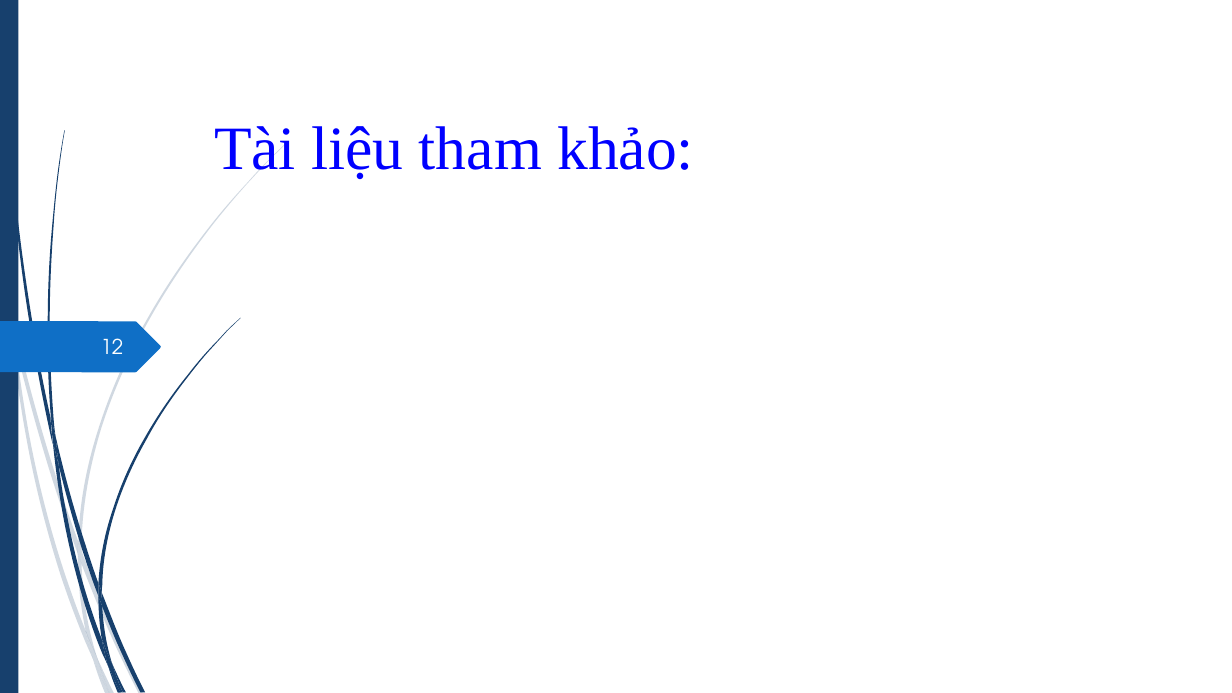
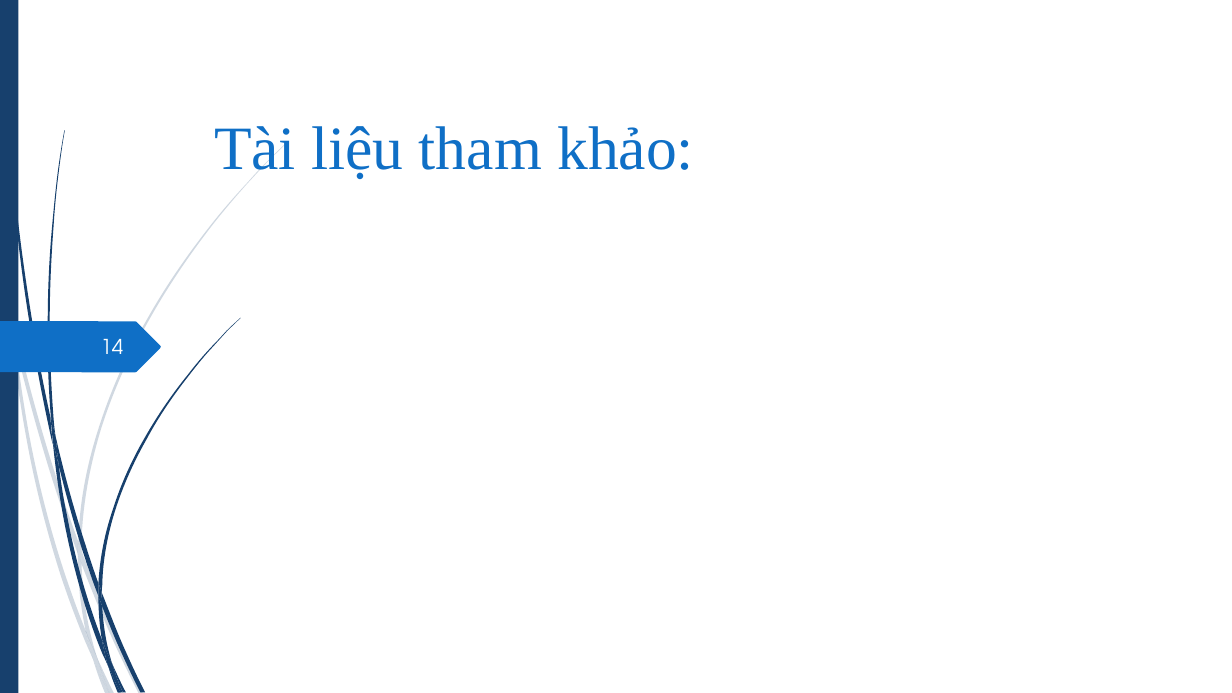
Before and after one commit to hvngoc/Presentation, a slide deck: slide 14 of slide 2.pptx (slide 12 before the commit). Drawn at 1232x693 pixels with LibreOffice and Linux fonts; fonts in the diff are those of the drawing. Boxes give left, top, right and bottom in pixels: in the first picture for what was removed or moved away, otherwise in the second. Text is boxed around its words. In the diff, an @@ line names an element or a change of style, - is before the commit and + after.

```diff
--- a/slide 2.pptx
+++ b/slide 2.pptx
@@ text "Tài liệu tham khảo:" at <box>214,126,694,180</box>: text colour #0000FF to #0F6FC6 @@
@@ page number at <box>101,339,124,354</box>: text changed @@
-12
+14
```
Also in this commit, not shown: 12 other slides changed, 2 slides added.
